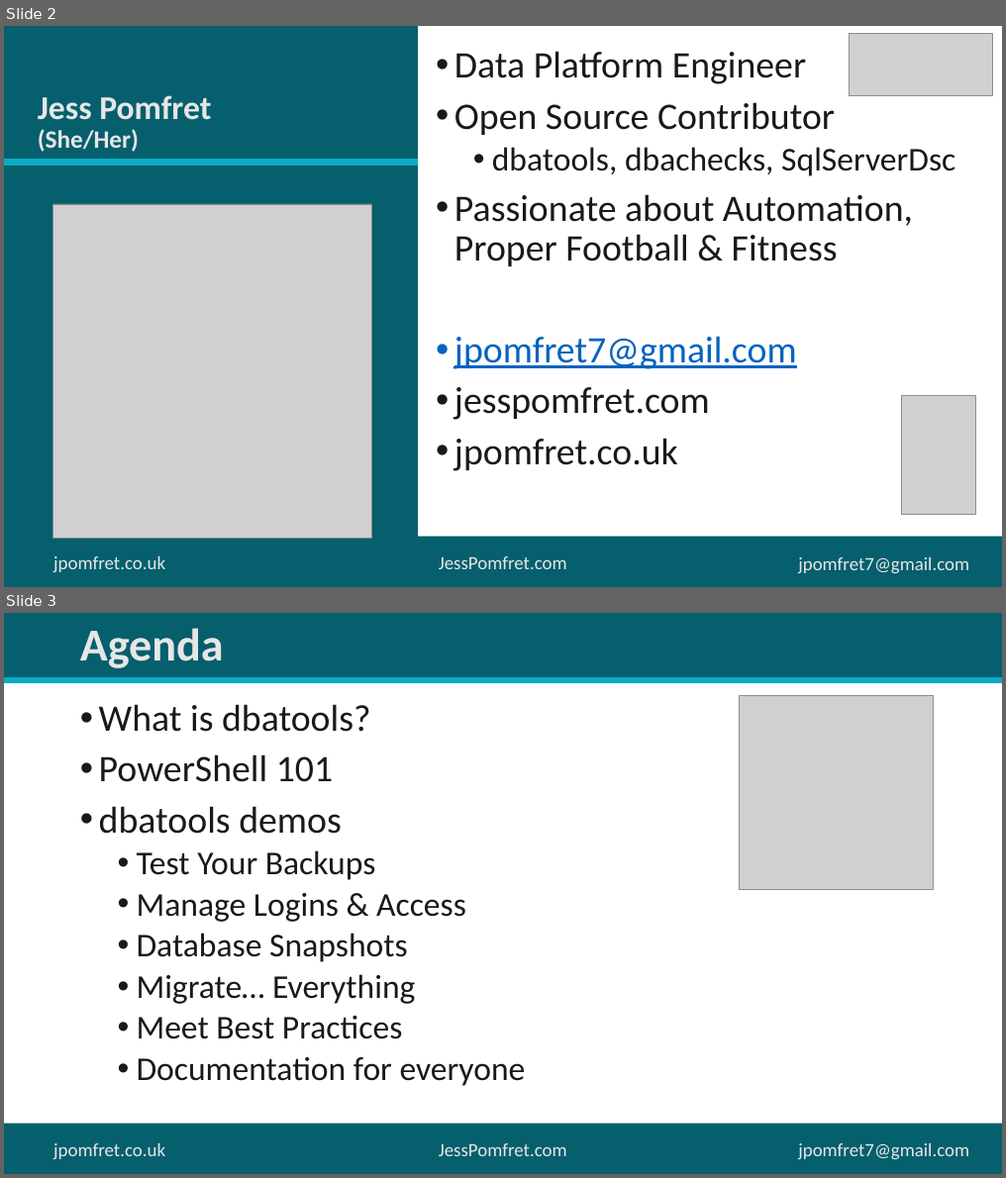
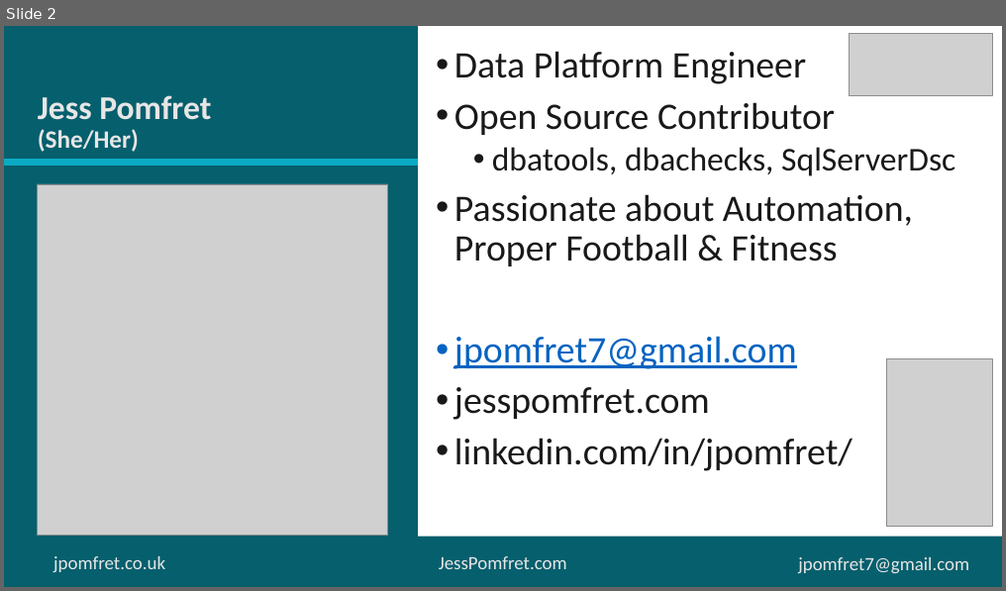
Before and after one commit to jpomfret/dbatools-MorningChecks, a slide deck: dbatools-MorningChecks.pptx. Shown one above the other, each under a label of ours: slides 2 and 3 before the commit, slide 2 after it. The pictures are 1006x1178 and 1006x591 pixels, drawn with LibreOffice and Linux fonts; fonts in the diff are those of the drawing; grey boxes stand for pictures; background and template pictures are left out. Boxes give left, top, right and bottom in pixels: in the first picture for what was removed or moved away, otherwise in the second. Text is boxed around its words. In the diff, an @@ line names an element or a change of style, - is before the commit and + after.

```diff
--- a/dbatools-MorningChecks.pptx
+++ b/dbatools-MorningChecks.pptx
@@ slide 3 removed at box(4, 613, 1002, 1174), background #FFFFFF; not listed: 3 template elements that a slide beside it also shows @@
@@ rectangle removed at box(4, 613, 1002, 680) @@
@@ title removed at box(80, 628, 224, 668) @@
-Agenda
@@ line removed from (4, 680) to (1002, 680) @@
@@ picture removed at box(740, 695, 934, 890) @@
@@ text removed at box(99, 704, 526, 1086) @@
-• What is dbatools?
-• PowerShell 101
-• dbatools demos
-  • Test Your Backups
-  • Manage Logins & Access
-  • Database Snapshots
-  • Migrate… Everything
-  • Meet Best Practices
-  • Documentation for everyone
@@ text removed at box(439, 1144, 567, 1157) @@
-JessPomfret.com
@@ slide 2 changed as well @@
@@ picture: place and size @@
-picture at box(54, 204, 371, 539)
+picture at box(37, 184, 388, 536)
@@ picture: place and size @@
-picture at box(902, 396, 976, 514)
+picture at box(887, 359, 993, 527)
@@ text at box(454, 438, 852, 472): text changed @@
-• jpomfret.co.uk
+• linkedin.com/in/jpomfret/
```
Also in this commit, not shown: 6 other slides changed, 3 slides added.
